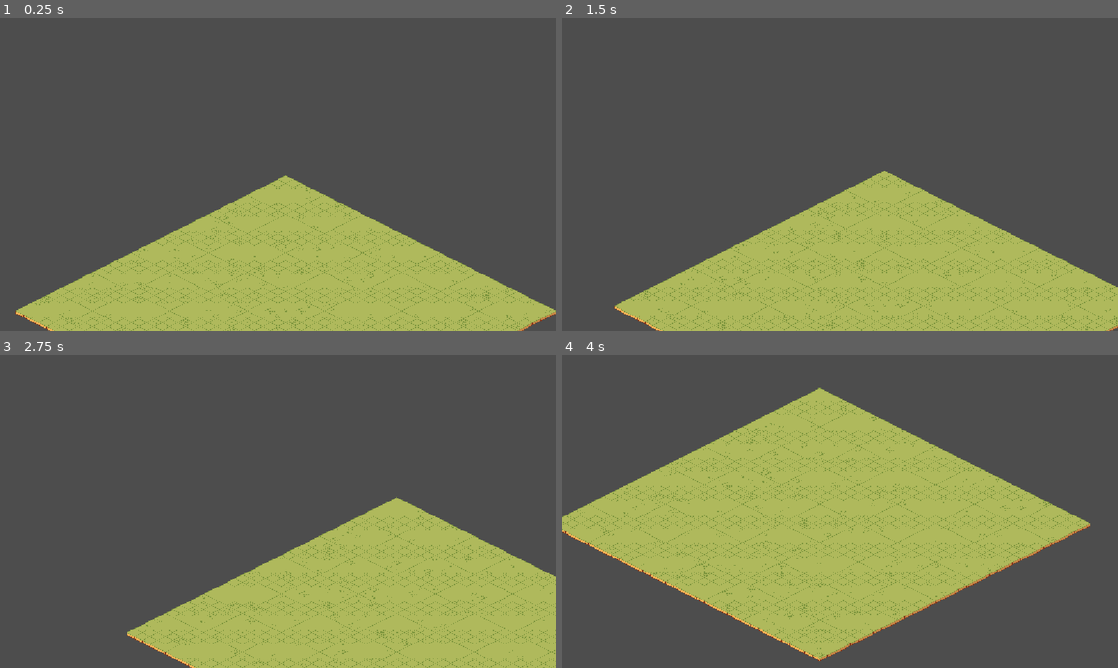
Above: before the commit, frames 1-4 (two rows, left to right).
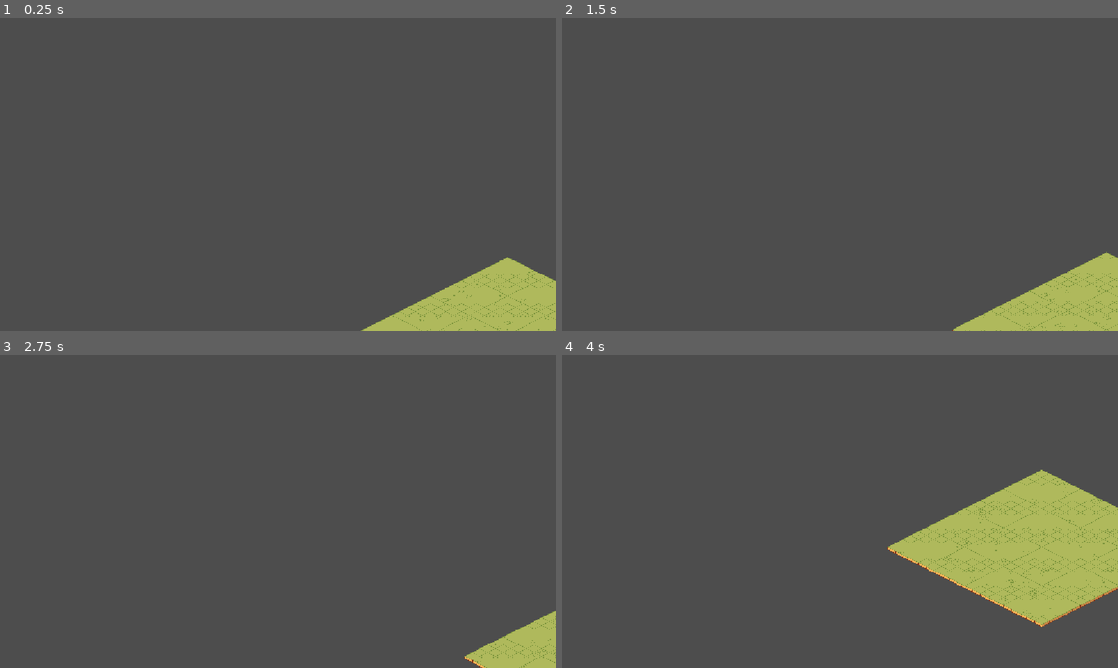
Above: after the commit, the same moments.

Repository: pquaidoo/TacHouseGame
Game: Godot game, scene res://scenes/Main.tscn
The game is run twice, just before and just after one commit, with the same random seed, the same clock (stepped at 60 frames per second) and the same inputs.
Inputs (mouse positions are in pixels of both pictures, inside the frame that each line leads up to):
- Up to frame 1 (0.25 s): no input
- Up to frame 2 (1.5 s): tap Enter at 0.5 s; move the mouse to (962, 158) at 0.52 s; click (962, 158) at 0.67 s; tap Space at 1.25 s; drag from (728, 190) to (840, 174) at 1.27 s
- Up to frame 3 (2.75 s): tap Enter at 2 s; move the mouse to (333, 442) at 2.02 s; click (333, 442) at 2.17 s
- Up to frame 4 (4 s): tap Space at 2.75 s; drag from (812, 574) to (673, 464) at 2.77 s; tap Enter at 3.5 s; move the mouse to (1006, 558) at 3.52 s; click (1006, 558) at 3.67 s

The runs differ from the first frame. In frame 1, 25% of the frame differs, in the area x 2-100%, y 50-100%; in frame 2, 25%; in frame 3, 26%; in frame 4, 45%, in the area x 0-100%, y 10-98%.

Commit message:
Revert "set layer's position to 0, 0 for map"
This reverts commit 21d7603c9822ee6db40d3d880bfc9d681bdc9d60.

Diff:
--- a/tachousegame/scenes/Main.tscn
+++ b/tachousegame/scenes/Main.tscn
@@ -6,8 +6,7 @@
 [node name="Main" type="Node2D"]
 
 [node name="Map" parent="." instance=ExtResource("1_elqb8")]
-position = Vector2(0, 0)
-map_size = 7
+map_size = 4
 seed = 12345
 
 [node name="Player Camera" parent="." instance=ExtResource("1_rvslj")]
--- a/tachousegame/scenes/Map.tscn
+++ b/tachousegame/scenes/Map.tscn
@@ -269,10 +269,12 @@
 
 [node name="Ground Layer" type="TileMapLayer" parent="."]
 y_sort_enabled = true
+position = Vector2(455, 161)
 tile_map_data = PackedByteArray("AAAAAAAAAAACAAAAAAABAAAAAAAGAAAAAAACAAAAAAAGAAAAAAADAAAAAAAGAAAAAAAEAAAAAAADAAAAAAAAAA …(1520 unchanged characters)…
 tile_set = SubResource("TileSet_yyirk")
 script = ExtResource("3_xkm8s")
 
 [node name="Grass layer" type="TileMapLayer" parent="."]
+position = Vector2(455, 161)
 tile_set = SubResource("TileSet_tm3qm")
 script = ExtResource("4_tm3qm")
